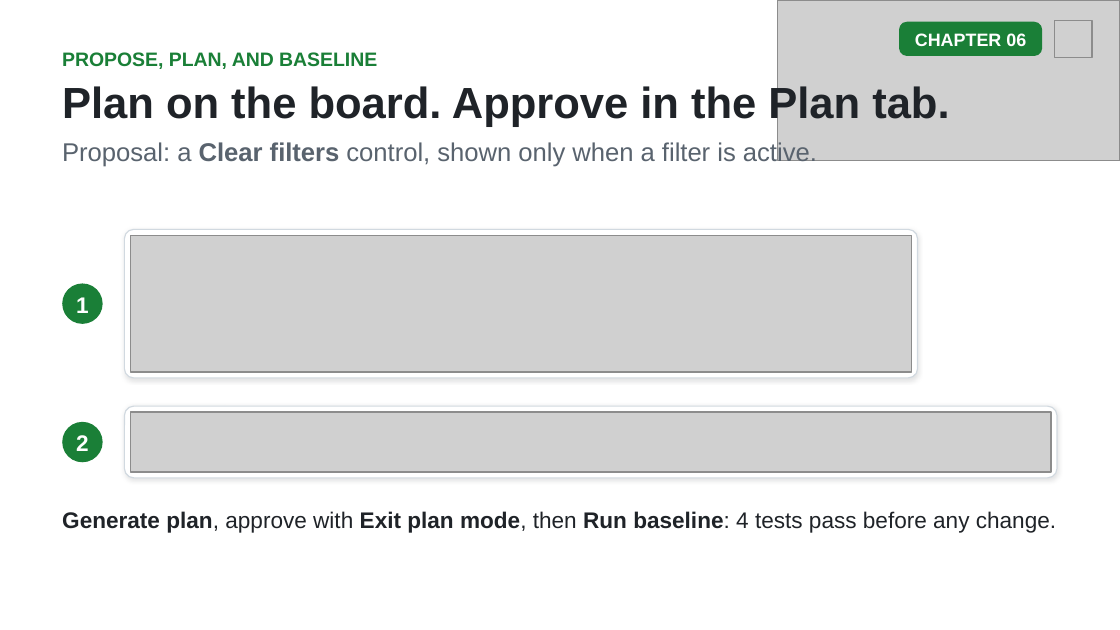
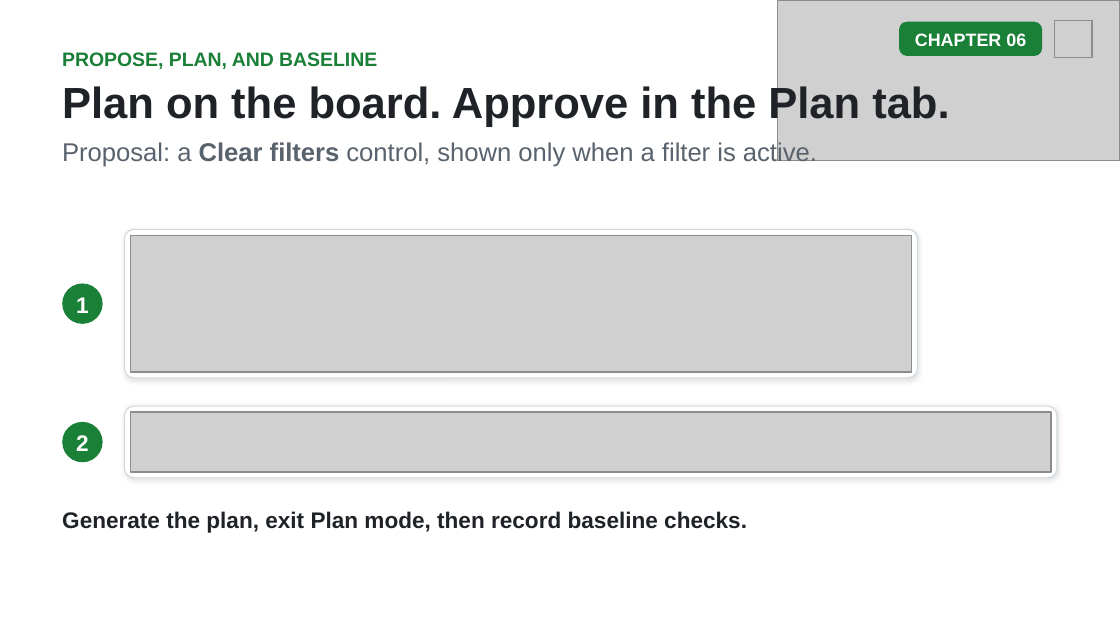
Before and after one commit to github/copilot-app-for-beginners, a slide deck: slide 11 of slides/06-canvases.pptx. Drawn at 1120x630 pixels with LibreOffice and Linux fonts; fonts in the diff are those of the drawing; grey boxes stand for pictures. Boxes give left, top, right and bottom in pixels: in the first picture for what was removed or moved away, otherwise in the second. Text is boxed around its words. In the diff, an @@ line names an element or a change of style, - is before the commit and + after.

```diff
--- a/slides/06-canvases.pptx
+++ b/slides/06-canvases.pptx
@@ text at bbox=[62, 511, 747, 533]: text changed; bold on @@
-Generate plan, approve with Exit plan mode, then Run baseline: 4 tests pass before any change.
+Generate the plan, exit Plan mode, then record baseline checks.
```
Also in this commit, not shown: 4 other slides changed, 7 other files.
